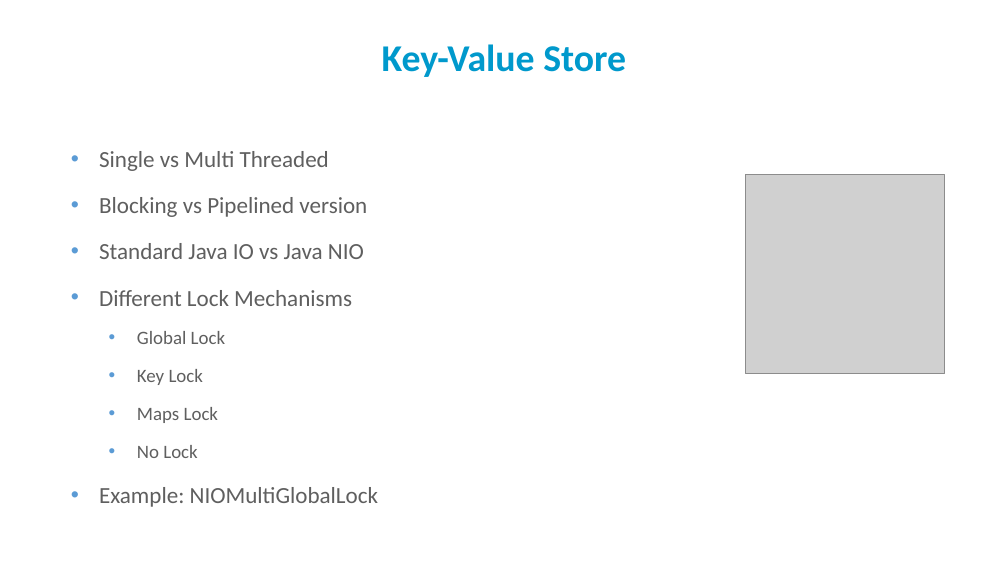
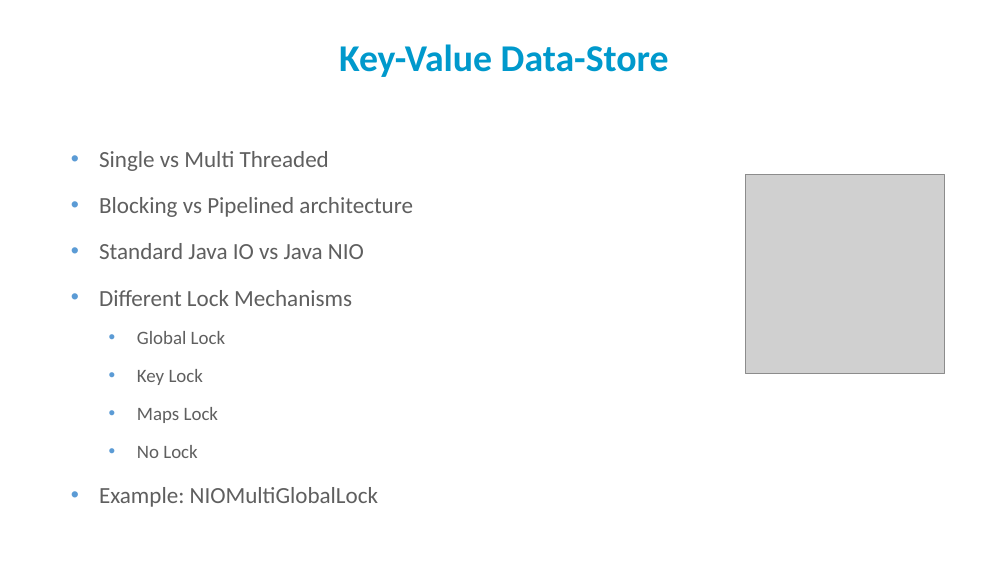
Before and after one commit to PatrickAndrade/top2developers, a slide deck: slide 4 of Perf Eval - Final presentation.pptx. Drawn at 1008x567 pixels with LibreOffice and Linux fonts; fonts in the diff are those of the drawing; grey boxes stand for pictures; background and template pictures are left out. Boxes give left, top, right and bottom in pixels: in the first picture for what was removed or moved away, otherwise in the second. Text is boxed around its words. In the diff, an @@ line names an element or a change of style, - is before the commit and + after.

```diff
--- a/Perf Eval - Final presentation.pptx
+++ b/Perf Eval - Final presentation.pptx
@@ text at [339, 44, 669, 77]: text changed @@
-Key-Value Store
+Key-Value Data-Store
@@ text at [99, 197, 413, 217]: text changed @@
-• Blocking vs Pipelined version
+• Blocking vs Pipelined architecture
```
Also in this commit, not shown: 5 other slides changed.
